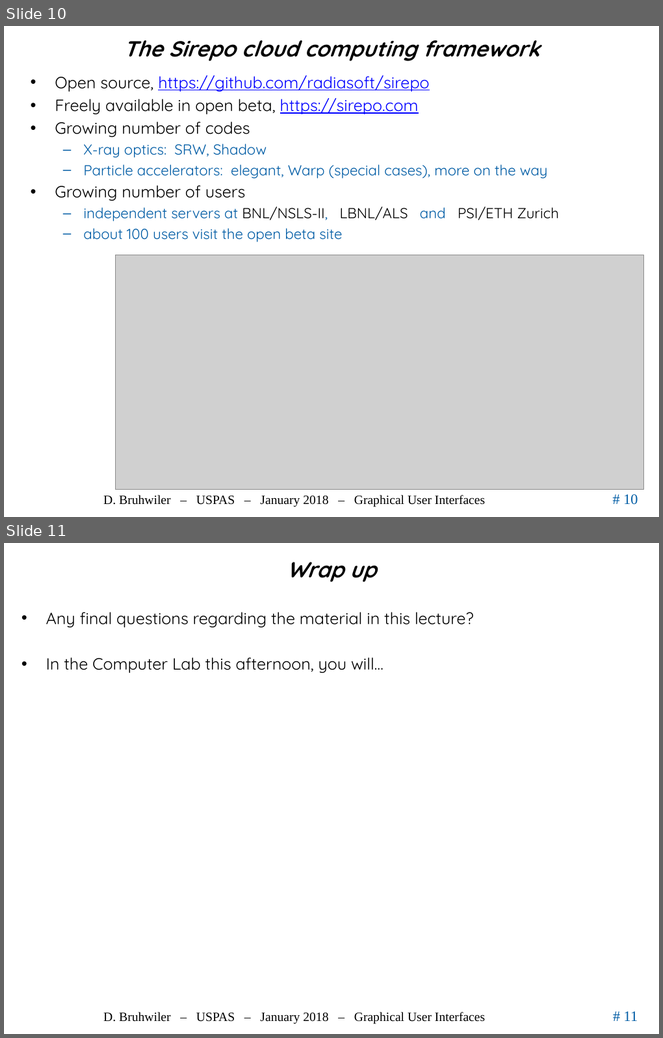
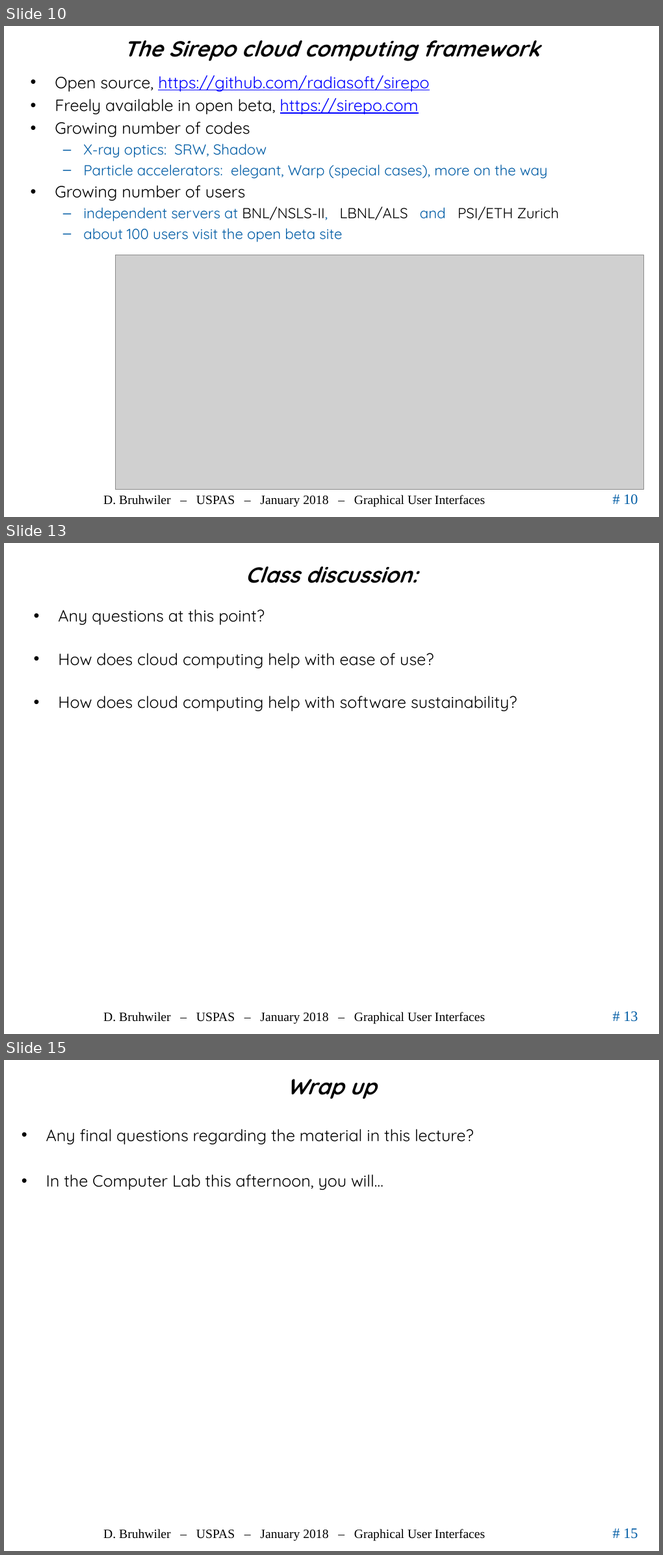
Before and after one commit to uspas/simbeamplasma18, a slide deck: gui/03_GUI.pptx. Shown one above the other, each under a label of ours: slides 10 and 11 before the commit, slides 10, 13 and 15 after it; the slides between them are not shown. The pictures are 663x1038 and 663x1555 pixels, drawn with LibreOffice and Linux fonts; fonts in the diff are those of the drawing; grey boxes stand for pictures; background and template pictures are left out. Boxes give left, top, right and bottom in pixels: in the first picture for what was removed or moved away, otherwise in the second. Text is boxed around its words. In the diff, an @@ line names an element or a change of style, - is before the commit and + after.

Commit message:
added discussion of Sirepo

```diff
--- a/gui/03_GUI.pptx
+++ b/gui/03_GUI.pptx
@@ slide 13 added at box(4, 543, 659, 1034), background #FFFFFF; not listed: 3 template elements that a slide beside it also shows @@
@@ title added at box(245, 566, 417, 583), 24 pt, text #000000, bold, italic @@
+Class discussion:
@@ text added at box(58, 609, 518, 711), 18 pt, text #000000 @@
+• Any questions at this point?
+• How does cloud computing help with ease of use?
+• How does cloud computing help with software sustainability?
@@ what was slide 11 is now slide 15 @@
@@ page number at box(623, 1529, 638, 1539): text changed @@
-# 11
+# 15
```
Also in this commit, not shown: 3 other slides added.
